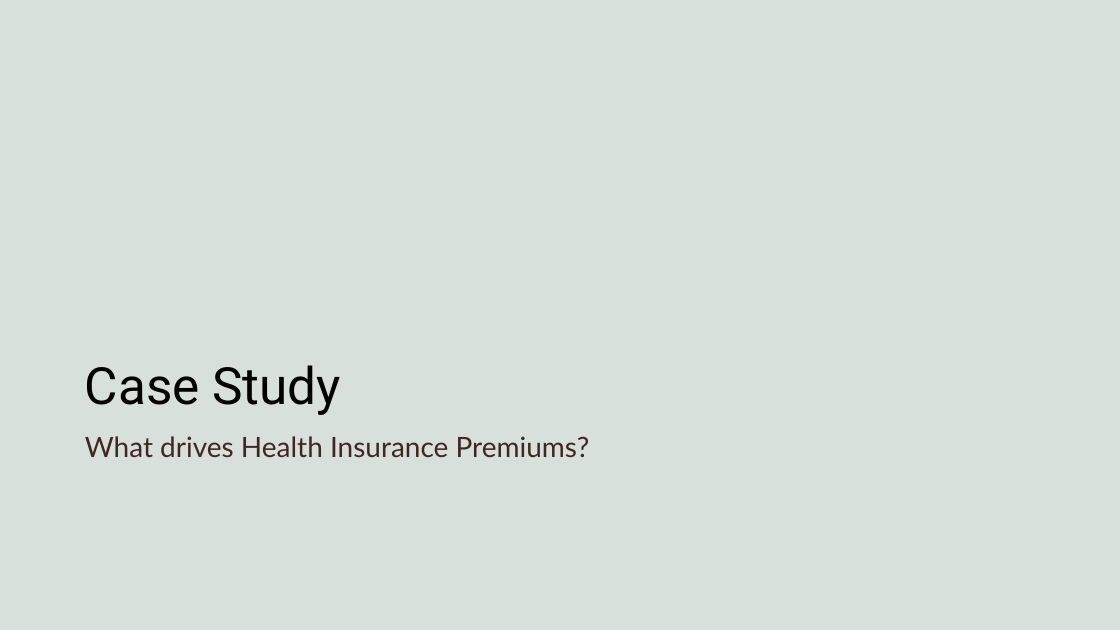
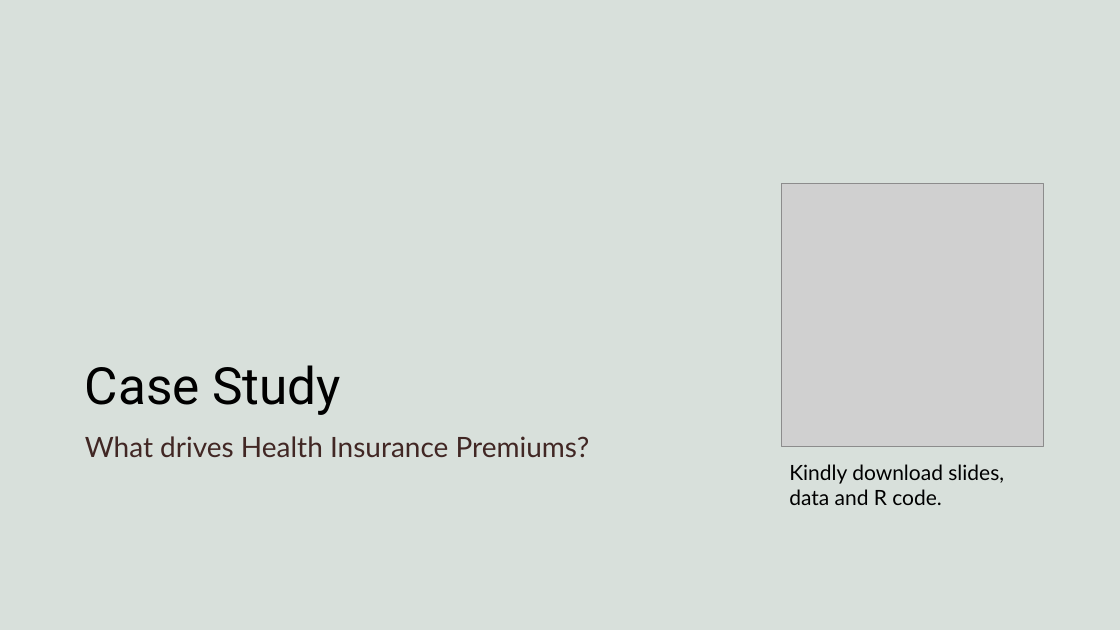
Before and after one commit to harshvardhaniimi/linear-regression, a slide deck: slide 3 of Slides.pptx. Drawn at 1120x630 pixels with LibreOffice and Linux fonts; fonts in the diff are those of the drawing; grey boxes stand for pictures; background and template pictures are left out. Boxes give left, top, right and bottom in pixels: in the first picture for what was removed or moved away, otherwise in the second. Text is boxed around its words. In the diff, an @@ line names an element or a change of style, - is before the commit and + after.

Commit message:
updated slides

```diff
--- a/Slides.pptx
+++ b/Slides.pptx
@@ picture added at bbox=[781, 184, 1044, 446] @@
@@ text added at bbox=[789, 464, 1004, 505], 18 pt, text #000000 @@
+Kindly download slides, data and R code.
```
Also in this commit, not shown: 1 other file.
